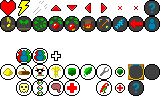
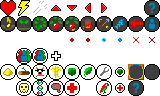
Layers edited between the first and the second 160 × 96 image:
painted on "Layer #1" over [70, 6, 155, 43]
